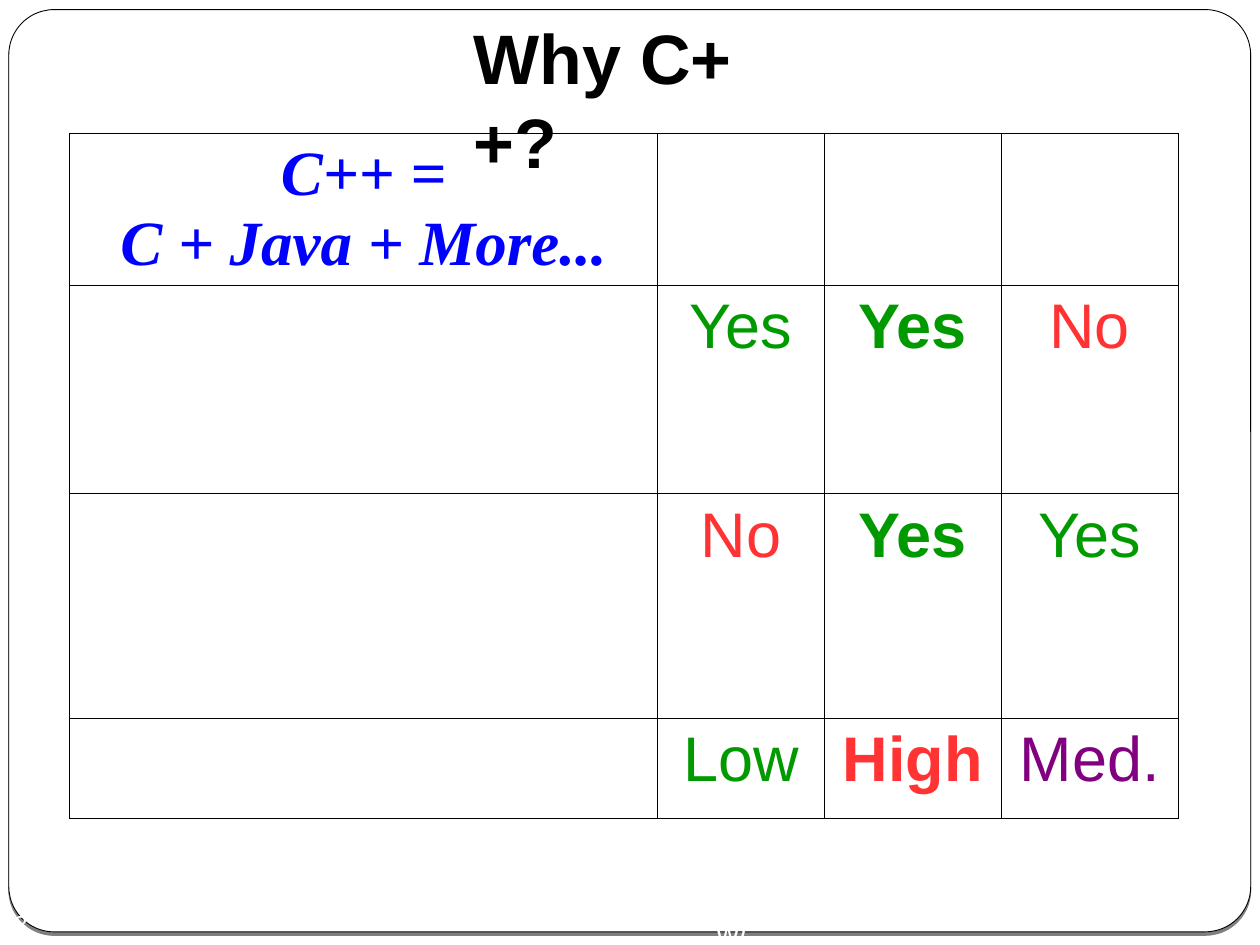
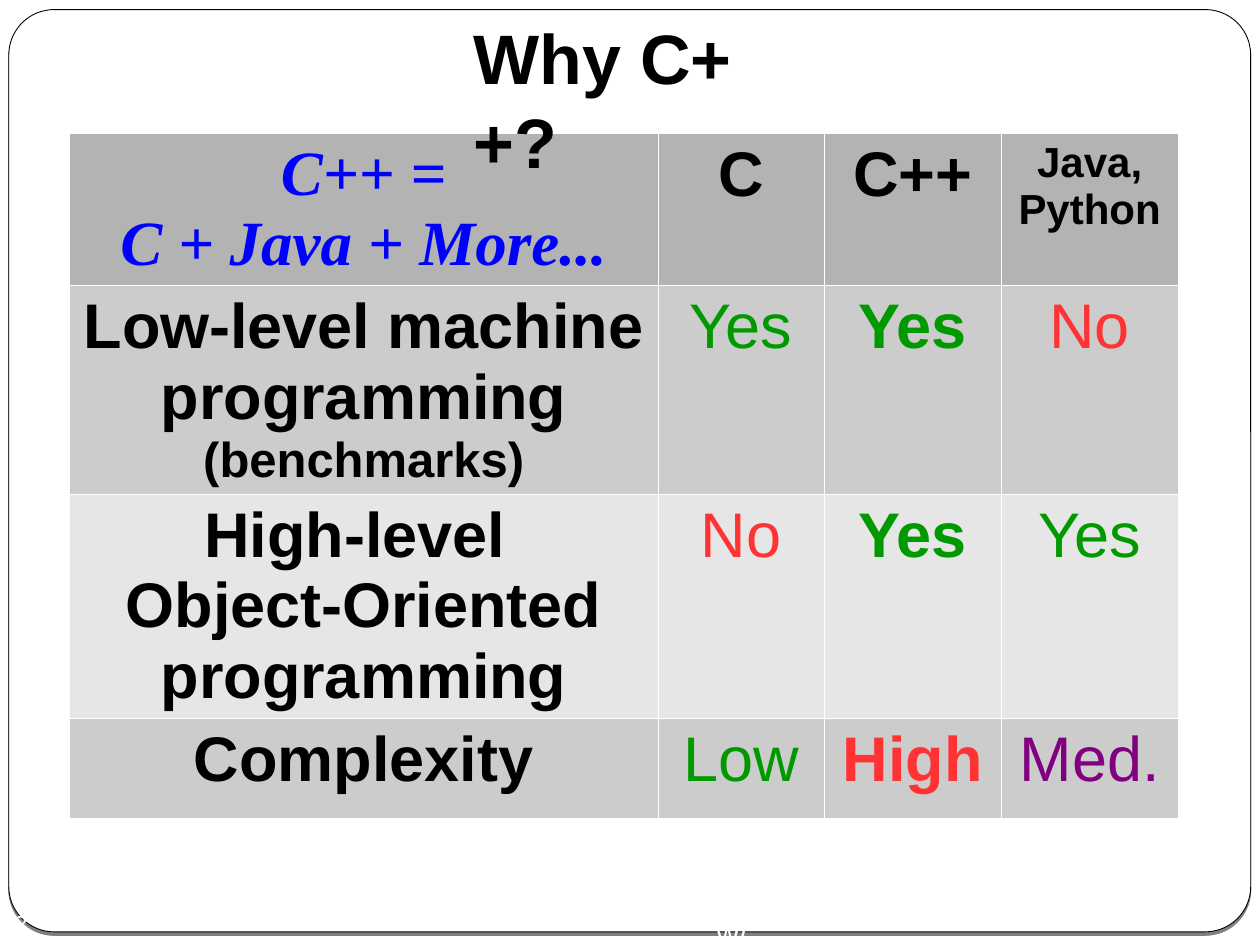
Before and after one commit to cpp-at-ariel/cpp-5781, a slide deck: slide 3 of 01-what-is-cpp/slides-1-cpp-vs-c-vs-java.odp. Drawn at 1260x945 pixels with LibreOffice and Linux fonts; fonts in the diff are those of the drawing. Boxes give left, top, right and bottom in pixels: in the first picture for what was removed or moved away, otherwise in the second. Text is boxed around its words. In the diff, an @@ line names an element or a change of style, - is before the commit and + after.

```diff
--- a/01-what-is-cpp/slides-1-cpp-vs-c-vs-java.odp
+++ b/01-what-is-cpp/slides-1-cpp-vs-c-vs-java.odp
@@ table at bbox=[69, 134, 1178, 819] @@
@@ fill none to #B3B3B3 in row 1 @@
@@ fill none to #CCCCCC in 8 cells @@
@@ fill none to #E6E6E6 in row 3 @@
@@ text colour #FFFFFF to #000000 in "C", "C++", "Java, Python", "Low-level machine programming (benchmarks)" and 2 more places @@
@@ borders changed @@
```
Also in this commit, not shown: 1 other slide changed, 6 other files.
